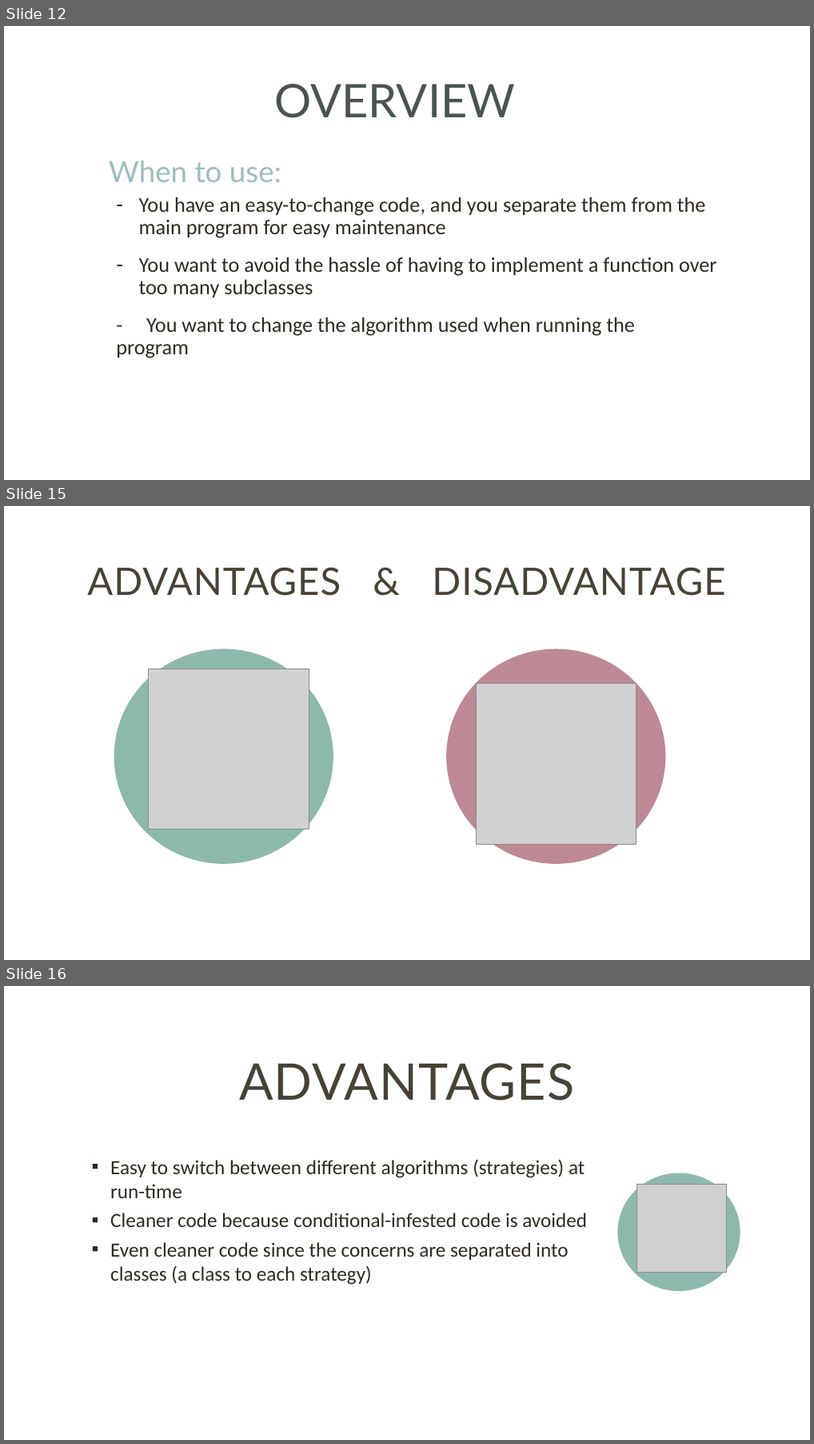
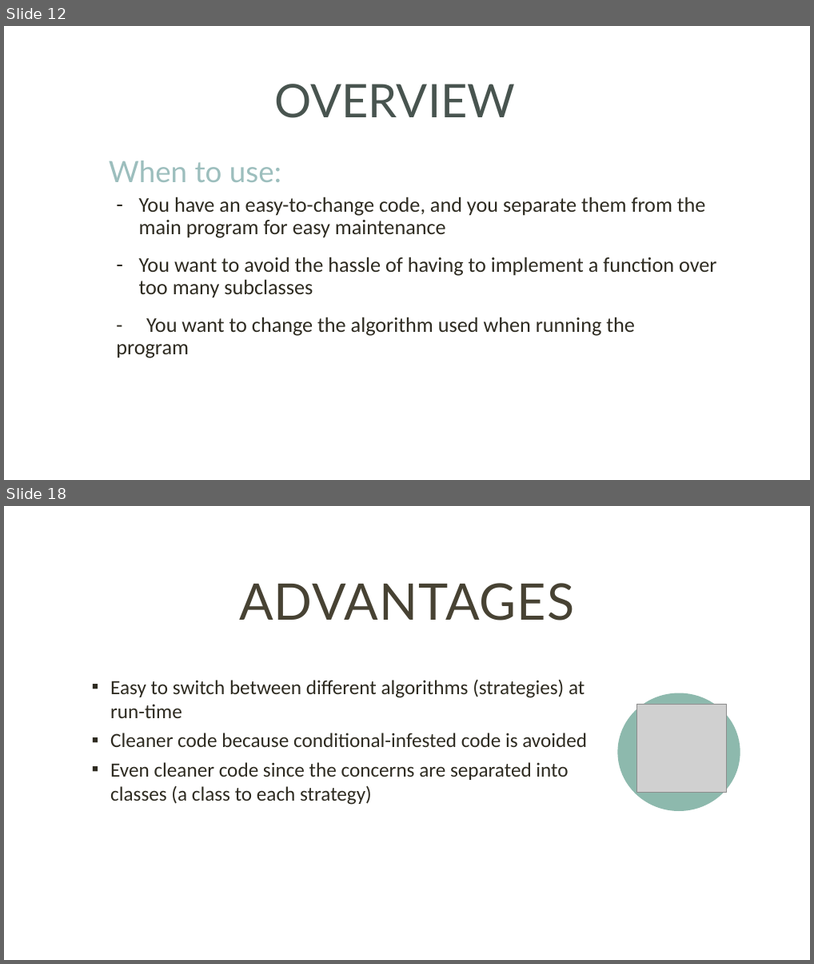
Before and after one commit to ntninh18/crossy-road, a slide deck: seminar/StrategyPattern.pptx. Shown one above the other, each under a label of ours: slides 12, 15 and 16 before the commit, slides 12 and 18 after it; the slides between them are not shown. The pictures are 814x1444 and 814x964 pixels, drawn with LibreOffice and Linux fonts; fonts in the diff are those of the drawing; grey boxes stand for pictures. Boxes give left, top, right and bottom in pixels: in the first picture for what was removed or moved away, otherwise in the second. Text is boxed around its words. In the diff, an @@ line names an element or a change of style, - is before the commit and + after.

```diff
--- a/seminar/StrategyPattern.pptx
+++ b/seminar/StrategyPattern.pptx
@@ slide 15 removed at box(4, 506, 810, 960), background #FFFFFF @@
@@ title removed at box(87, 567, 726, 596) @@
-ADVANTAGES & DISADVANTAGE
@@ ellipse removed at box(114, 648, 334, 864) @@
@@ ellipse removed at box(447, 648, 666, 864) @@
@@ picture removed at box(149, 668, 309, 829) @@
@@ picture removed at box(476, 684, 636, 844) @@
@@ what was slide 16 is now slide 18 @@
```
Also in this commit, not shown: 5 slides changed, 8 slides added, 3 other slides removed.
